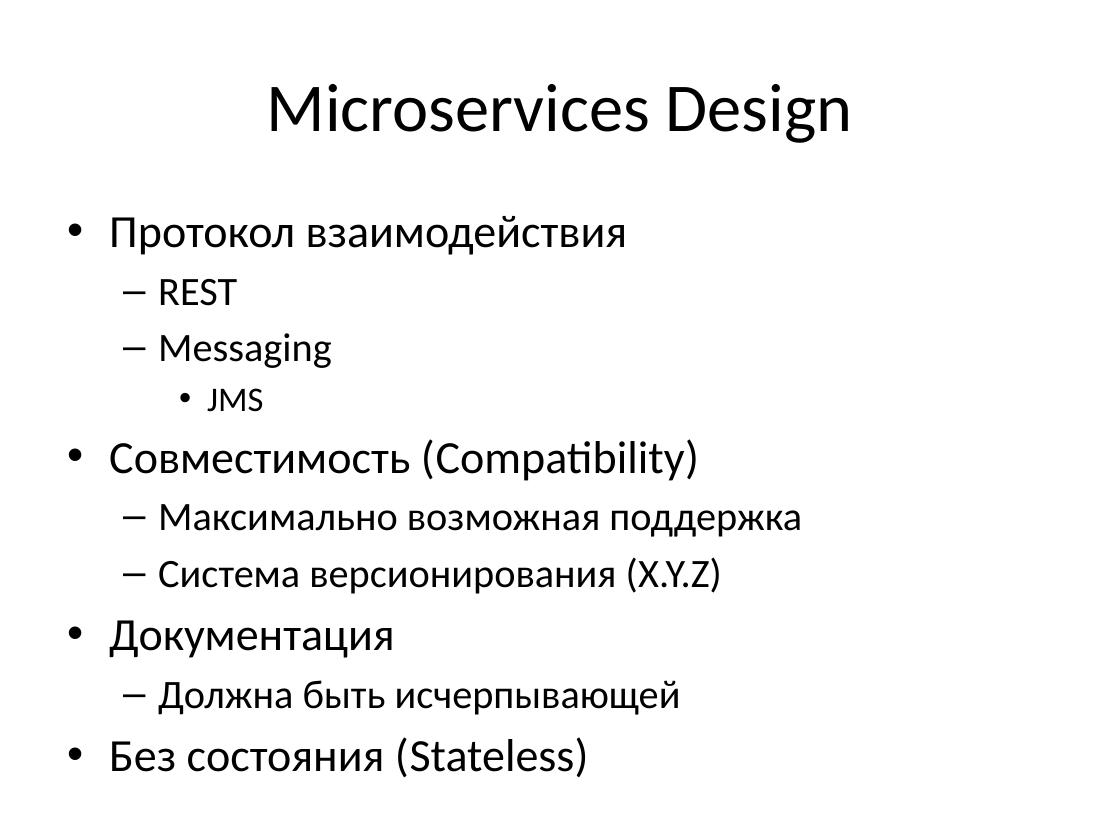
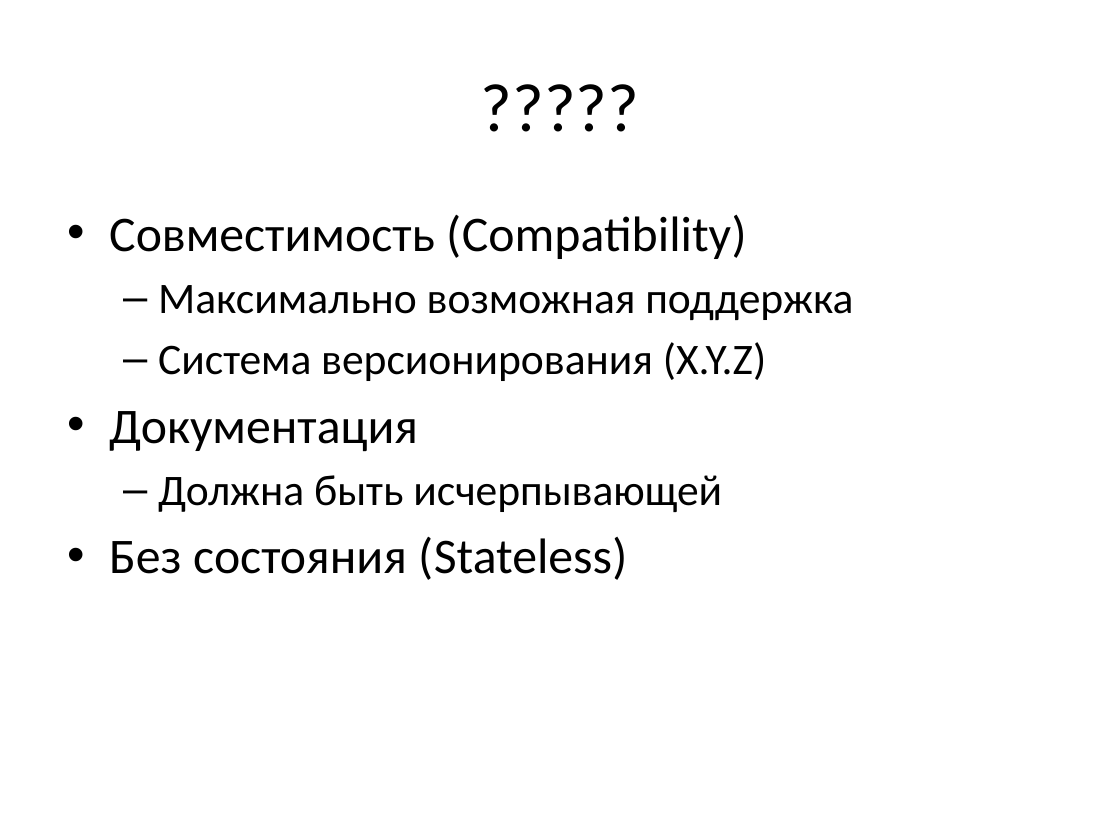
Before and after one commit to vitali-kviatkouski/personal, a slide deck: slide 21 of Microservices.pptx (slide 13 before the commit). Drawn at 1120x840 pixels with LibreOffice and Linux fonts; fonts in the diff are those of the drawing. Boxes give left, top, right and bottom in pixels: in the first picture for what was removed or moved away, otherwise in the second. Text is boxed around its words. In the diff, an @@ line names an element or a change of style, - is before the commit and + after.

```diff
--- a/Microservices.pptx
+++ b/Microservices.pptx
@@ title added at [56,34,1064,174], 44 pt, text #000000 @@
+?????
@@ title removed at [267,84,852,143] @@
-Microservices Design
@@ text "Совместимость (Compatibility)" at [109,214,853,580]: size 29.6 to 32 pt in "Совместимость (Compatibility)", "Документация", "Без состояния (Stateless)"; size 25.9 to 28 pt in "Максимально возможная поддержка", "Система версионирования (X.Y.Z)", "Должна быть исчерпывающей" @@
@@ text at [109,216,628,412]: paragraphs removed @@
-• Протокол взаимодействия
-  – REST
-  – Messaging
-    • JMS
```
Also in this commit, not shown: 12 other slides changed, 2 slides added, 2 slides removed.
